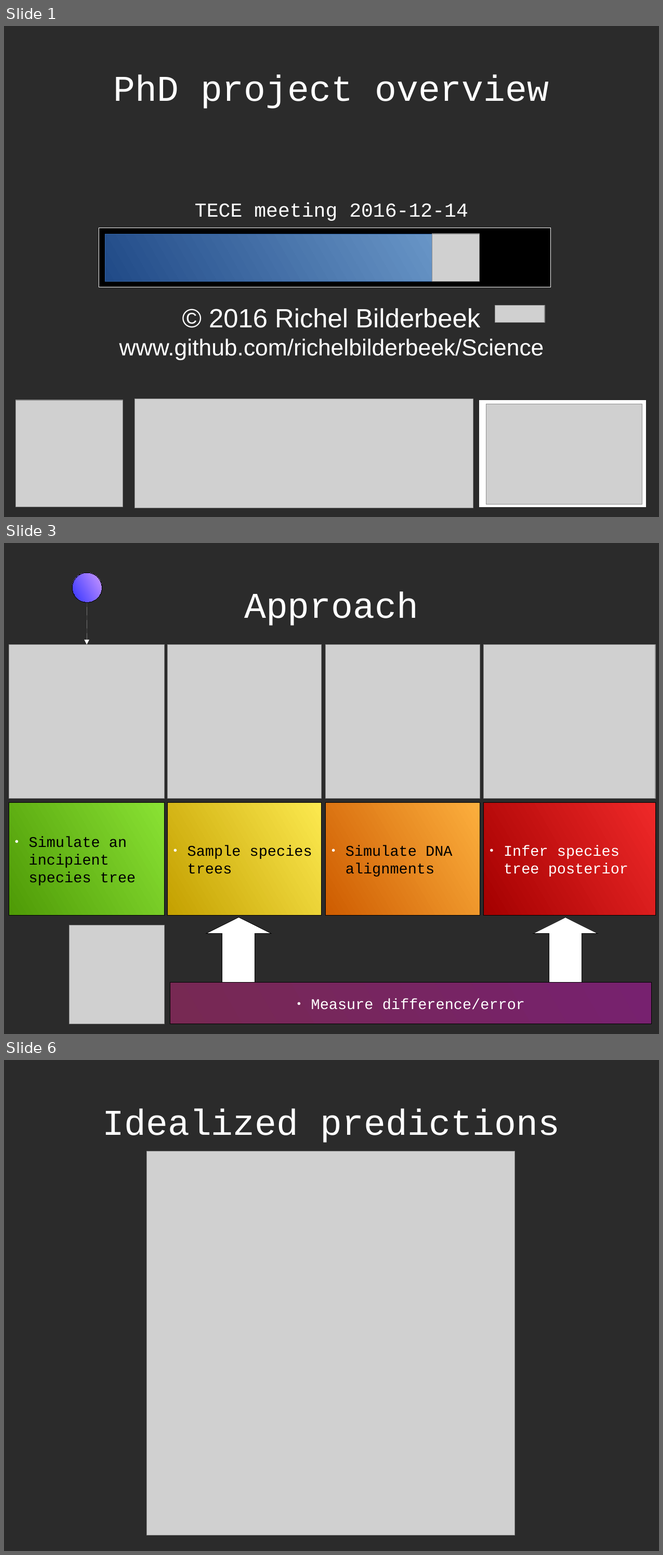
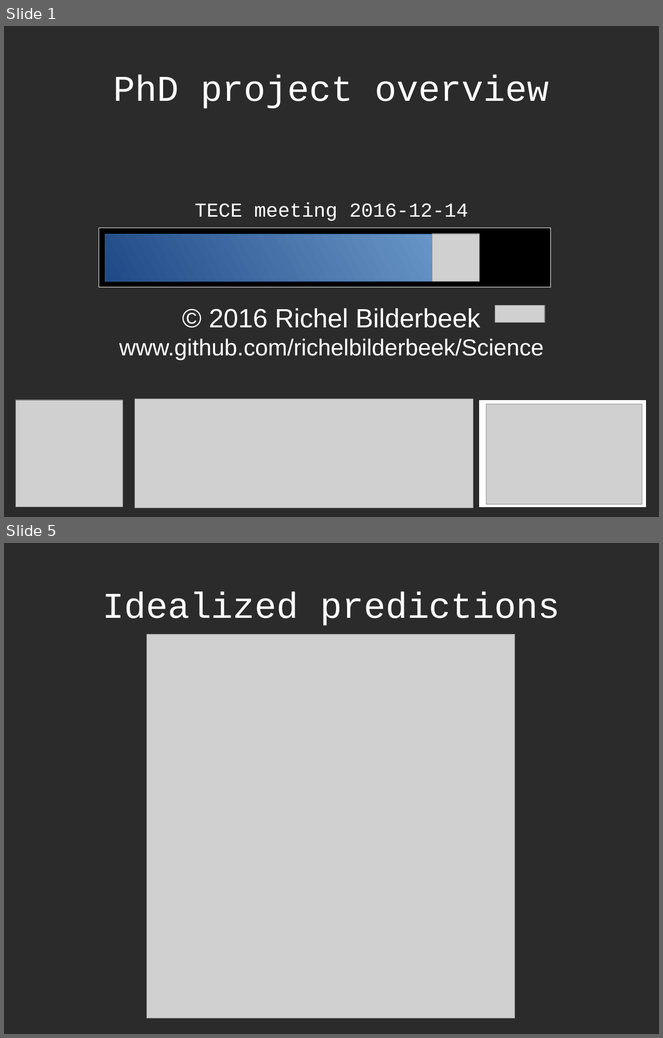
Before and after one commit to richelbilderbeek/Science, a slide deck: Bilderbeek20161214TeceMeeting/20161214TeceMeeting.odp. Shown one above the other, each under a label of ours: slides 1, 3 and 6 before the commit, slides 1 and 5 after it; the slides between them are not shown. The pictures are 663x1555 and 663x1038 pixels, drawn with LibreOffice and Linux fonts; fonts in the diff are those of the drawing; grey boxes stand for pictures; background and template pictures are left out; a plain dark background stands for a picture behind light text. Boxes give left, top, right and bottom in pixels: in the first picture for what was removed or moved away, otherwise in the second. Text is boxed around its words. In the diff, an @@ line names an element or a change of style, - is before the commit and + after.

```diff
--- a/Bilderbeek20161214TeceMeeting/20161214TeceMeeting.odp
+++ b/Bilderbeek20161214TeceMeeting/20161214TeceMeeting.odp
@@ slide 3 removed at [4, 543, 659, 1034], background picture (left out) @@
@@ ellipse removed at [72, 573, 102, 602] @@
@@ arrow removed from (87, 602) to (87, 645) @@
@@ title removed at [244, 591, 418, 626] @@
-Approach
@@ picture removed at [9, 645, 165, 799] @@
@@ picture removed at [167, 645, 322, 799] @@
@@ picture removed at [326, 645, 480, 799] @@
@@ picture removed at [484, 645, 656, 799] @@
@@ rectangle removed at [9, 803, 165, 916] @@
-● Simulate an incipient species tree
@@ rectangle removed at [167, 803, 322, 916] @@
-● Sample species trees
@@ rectangle removed at [326, 803, 480, 916] @@
-● Simulate DNA alignments
@@ rectangle removed at [484, 803, 656, 916] @@
-● Infer species tree posterior
@@ picture removed at [70, 925, 165, 1025] @@
@@ up arrow removed at [206, 917, 272, 983] @@
@@ up arrow removed at [533, 917, 598, 983] @@
@@ rectangle removed at [170, 983, 652, 1025] @@
-● Measure difference/error
@@ what was slide 6 is now slide 5 @@
```
Also in this commit, not shown: 1 slide changed, 7 slides added, 3 other slides removed, 7 other files.
